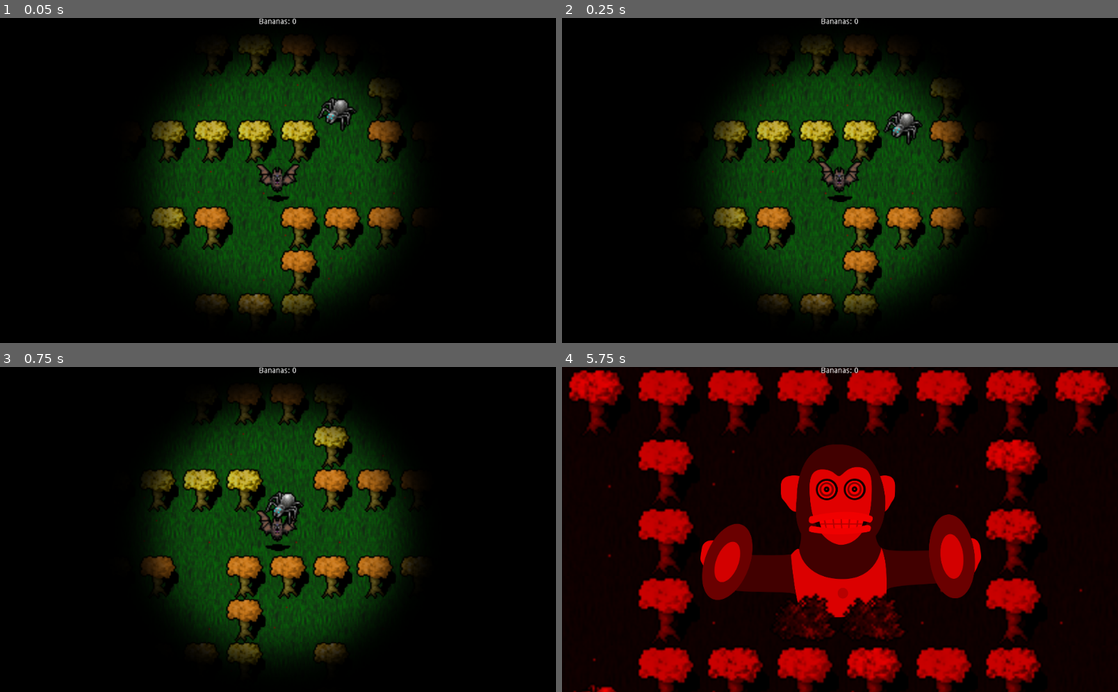
Above: before the commit, frames 1-4 (two rows, left to right).
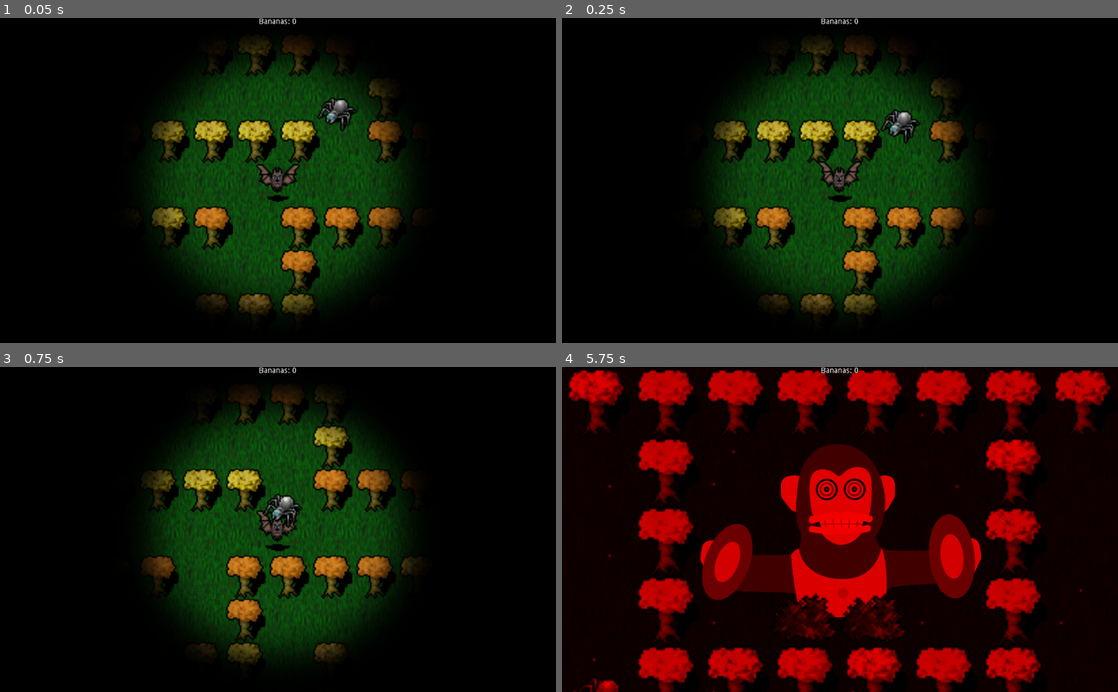
Above: after the commit, the same moments.

Repository: paavonelimarkka/whackman
Game: Godot game, scene res://Map.tscn
The game is run twice, just before and just after one commit, with the same random seed, the same clock (stepped at 60 frames per second) and the same inputs. This scene is started directly instead of the project's main scene.
Inputs:
- Up to frame 1 (0.05 s): no input
- Up to frame 2 (0.25 s): no input
- Up to frame 3 (0.75 s): hold D (right) from 0.53 s (still down); hold Space (camera_swap) from 0.53 s (still down)
- Up to frame 4 (5.75 s): release D (right) at 1.28 s; release Space (camera_swap) at 1.28 s; hold S (down) 1.28-2.03 s; tap Space (camera_swap) at 1.35, 2.85, 4.35 s; hold D (right) 2.03-2.78 s; hold Space (camera_swap) 2.03-2.78 s; hold W (up) 2.78-3.53 s; hold Space (camera_swap) 3.53-4.28 s; hold A (left) 3.53-5.03 s; hold S (down) from 5.03 s (still down); hold Space (camera_swap) from 5.03 s (still down)

Frame 1 is identical in both runs. In frame 2, 0.4% of the frame differs, in the area x 57-65%, y 27-40%; in frame 3, 0.3%; in frame 4, 0.2%.

Commit message:
Add new trap dispenser functions

Diff:
--- a/Map.gd
+++ b/Map.gd
@@ -2,9 +2,6 @@
 
 export (int) var banana_count = 4
 
-# Declare member variables here. Examples:
-# var a = 2
-# var b = "text"
 var rng = RandomNumberGenerator.new()
 var timer = Timer.new()
 var Trap = preload ("res://game objects/trap.tscn")
@@ -14,33 +11,15 @@
 
 # Called when the node enters the scene tree for the first time.
 func _ready():
-	timer.connect("timeout",self,"_on_timer_timeout")
-	timer.wait_time = rng.randf_range(1.0, 2.0)
-	add_child(timer) #to process
-	print(timer.wait_time)
-	timer.start()
 	var x = 0
 	while x < banana_count:
 		spawn_banana()
 		x += 1
 
-func _on_timer_timeout():
+func dispenseTrap(position):
 	var t = Trap.instance()
-	t.position = $Enemy.position
-	t.connect("body_entered", $Player, "_on_body_entered")
+	t.position = position
 	add_child(t)
-	timer.wait_time = rng.randf_range(1.0, 2.0)
-	print(timer.wait_time)
-	timer.start()
-# Called every frame. 'delta' is the elapsed time since the previous frame.
-#func _process(delta):
-#	pass
-
-
-func get_input():
-	if Input.is_action_pressed("camera_swap"):
-		print("MOI")
-		spawn_banana()
 
 func spawn_banana():
 	var x = randi() % 30
--- a/game objects/enemy.gd
+++ b/game objects/enemy.gd
@@ -6,15 +6,26 @@
 onready var navigationNode = get_node('../Navigation2D')
 onready var player = get_node('../Player')
 onready var path_map = get_node("../Navigation2D/TileMap - Path")
+onready var map = get_node("/root/Map")
 var randomPathTimer = 500
+var rng = RandomNumberGenerator.new()
 var jahti_timer = 0
+var trapDispenserTime
 
 func _ready():
+	rng.randomize()
 	get_random_position_on_path()
+	trapDispenserTime = rng.randf_range(250.0, 500.0)
 
 func _process(delta):
 	# Calculate the movement distance for this frame
 	var distance_to_walk = speed * delta
+
+	if trapDispenserTime <= 0:
+		map.dispenseTrap(self.position)
+		trapDispenserTime = rng.randf_range(250.0, 500.0)
+
+	trapDispenserTime -= 1
 
 	if chase:
 		jahti_timer -= 1
@@ -22,13 +33,11 @@
 	if position.distance_to(player.position) < 200 && jahti_timer <= 0:
 		jahti_timer = 25
 		chase = true
-		print('JAHTI PÄÄLLÄ')
 		path = navigationNode.get_simple_path(self.position, player.position)
 		self.path = path
 
 	if position.distance_to(player.position) > 300 && chase:
 		chase = false
-		print('Jahti pois')
 		get_random_position_on_path()
 
 	randomPathTimer -= 1
@@ -51,7 +60,6 @@
 	var x = randi() % 30
 	var y = randi() % 17
 	if (path_map.get_cell(x,y) >= 0):
-		print('Vaihoin suuntaa, t. Hämis')
 		path = navigationNode.get_simple_path(self.position, path_map.map_to_world(Vector2(x, y)) + Vector2(6, 6))
 		self.path = path
 		randomPathTimer = 500
--- a/game objects/enemy.tscn
+++ b/game objects/enemy.tscn
@@ -77,7 +77,7 @@
 [node name="AnimatedSprite" type="AnimatedSprite" parent="."]
 position = Vector2( 0, 4 )
 frames = SubResource( 12 )
-frame = 6
+frame = 4
 speed_scale = 3.0
 playing = true
 
--- a/game objects/player.gd
+++ b/game objects/player.gd
@@ -25,7 +25,9 @@
 
 func get_input():
 	velocity = Vector2()
-	if Input.is_action_pressed("right"):
+	if game_over:
+		pass
+	elif Input.is_action_pressed("right"):
 		velocity.x += 1
 	elif Input.is_action_pressed("left"):
 		velocity.x -= 1
